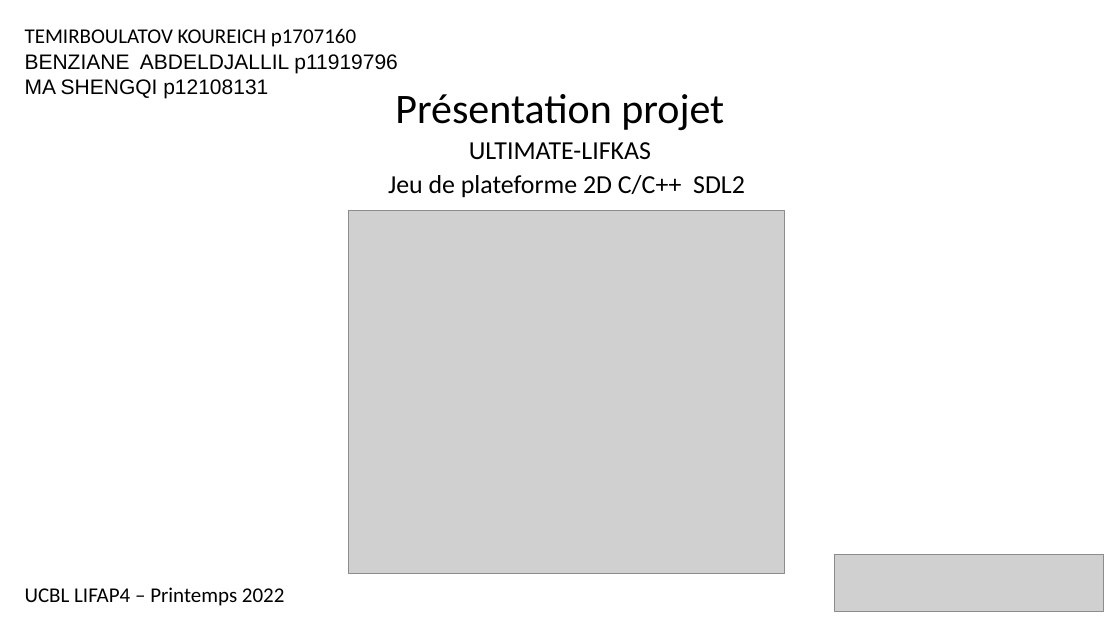
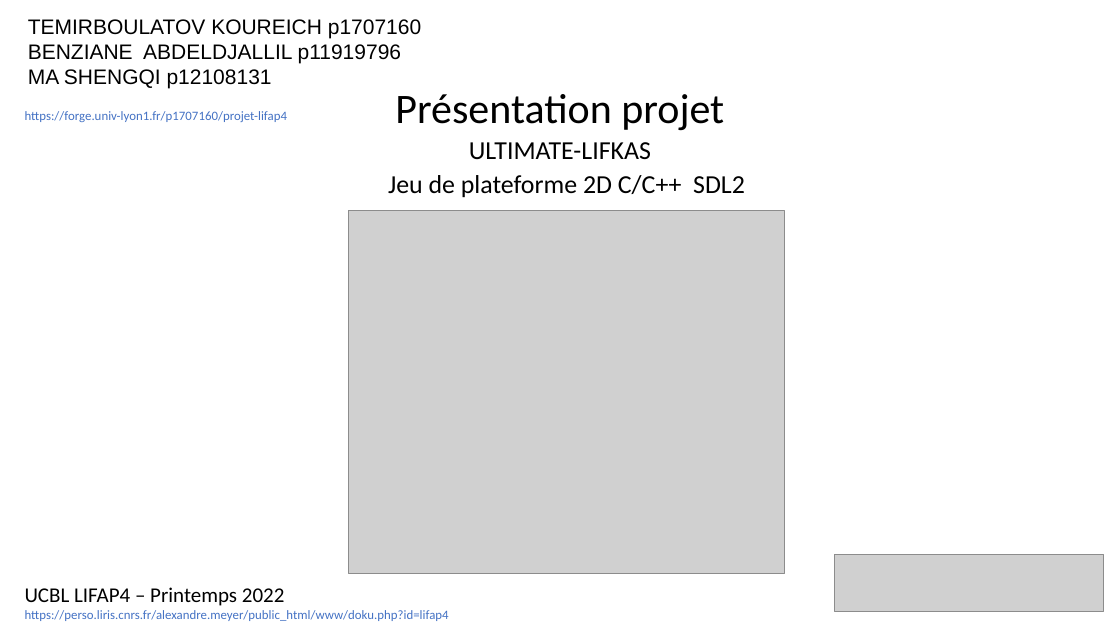
Before and after one commit to Smirboulack/Projet_L2, a slide deck: slide 1 of doc/Présentation-projet-ultimatelifkas.pptx. Drawn at 1120x630 pixels with LibreOffice and Linux fonts; fonts in the diff are those of the drawing; grey boxes stand for pictures. Boxes give left, top, right and bottom in pixels: in the first picture for what was removed or moved away, otherwise in the second. Text is boxed around its words. In the diff, an @@ line names an element or a change of style, - is before the commit and + after.

```diff
--- a/doc/Présentation-projet-ultimatelifkas.pptx
+++ b/doc/Présentation-projet-ultimatelifkas.pptx
@@ text "TEMIRBOULATOV KOUREICH p1707160": place and size @@
-text "TEMIRBOULATOV KOUREICH p1707160" at (25, 28, 398, 98)
+text "TEMIRBOULATOV KOUREICH p1707160" at (28, 19, 421, 89)
@@ text at (28, 19, 421, 38): font Calibri to Arial in "TEMIRBOULATOV KOUREICH p1707160" @@
@@ text added at (25, 111, 288, 122), 11 pt, text #4472C4 @@
+https://forge.univ-lyon1.fr/p1707160/projet-lifap4
@@ text at (25, 610, 449, 621): paragraph added @@
+https://perso.liris.cnrs.fr/alexandre.meyer/public_html/www/doku.php?id=lifap4
```
Also in this commit, not shown: 3 other slides changed, 5 slides added, 1 other file.
